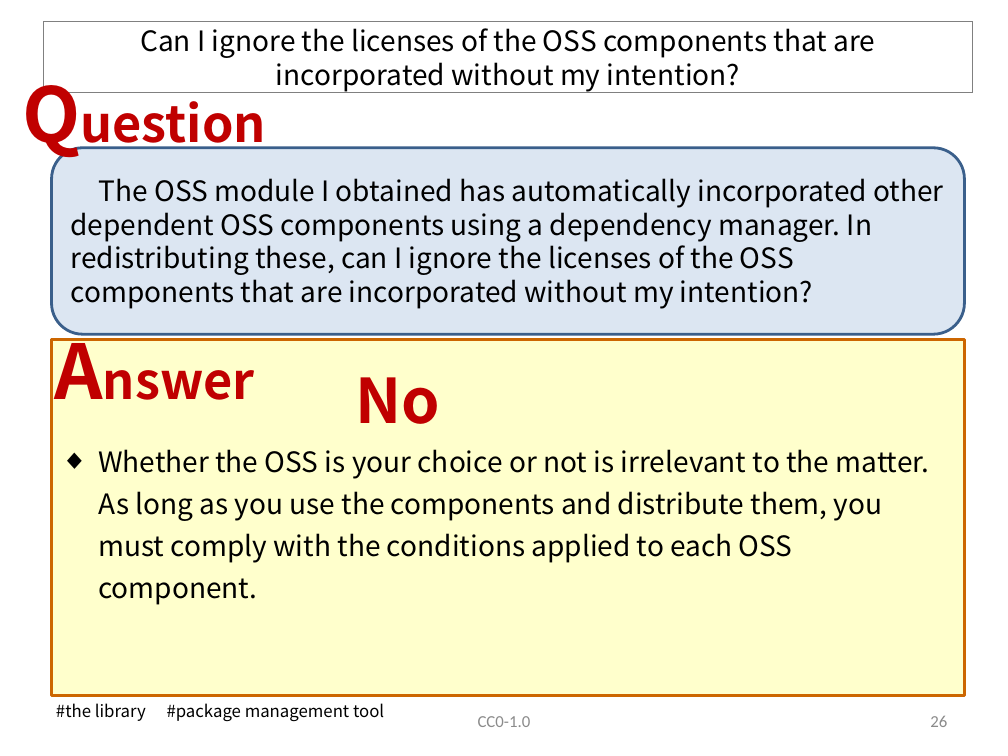
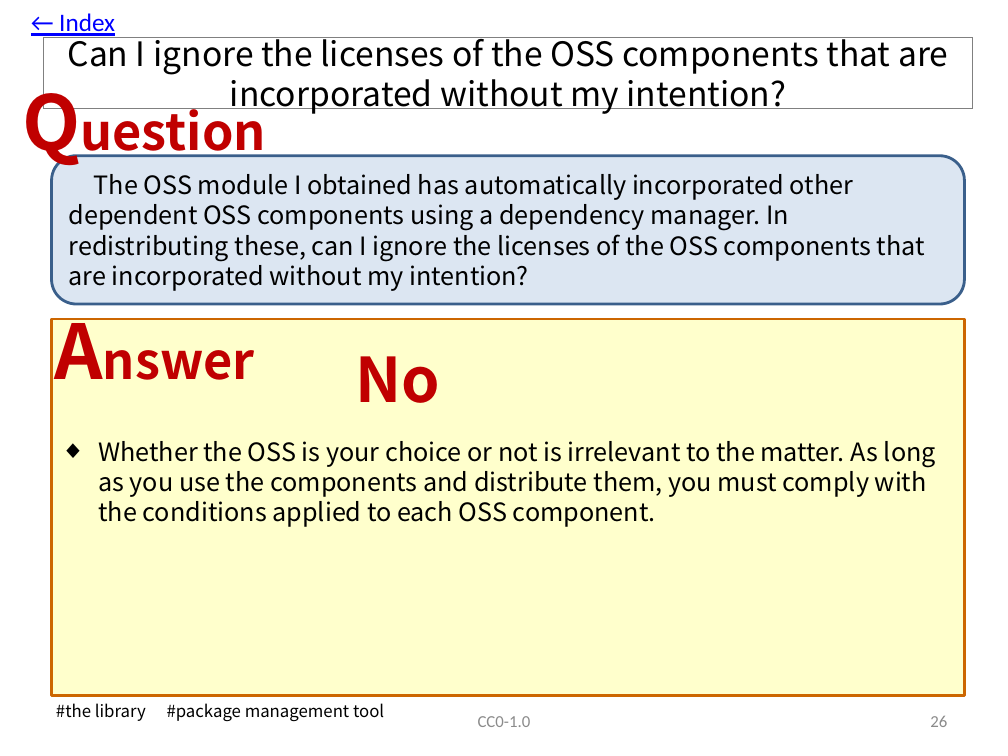
Before and after one commit to OpenChain-Project/OpenChain-JWG, a slide deck: slide 27 of Education_Material/FAQ/Misunderstandings_of_OSS_licenses_CC0.pptx. Drawn at 1008x756 pixels with LibreOffice and Linux fonts; fonts in the diff are those of the drawing. Boxes give left, top, right and bottom in pixels: in the first picture for what was removed or moved away, otherwise in the second. Text is boxed around its words. In the diff, an @@ line names an element or a change of style, - is before the commit and + after.

Commit message:
Update to V7.1. Added a link to the index.

```diff
--- a/Education_Material/FAQ/Misunderstandings_of_OSS_licenses_CC0.pptx
+++ b/Education_Material/FAQ/Misunderstandings_of_OSS_licenses_CC0.pptx
@@ text added at box(59, 13, 115, 38), 18 pt, text #0000FF, underline @@
+← Index
@@ title "Can I ignore the licenses ...": place and size @@
-title "Can I ignore the licenses ..." at box(43, 22, 972, 93)
+title "Can I ignore the licenses ..." at box(43, 38, 972, 109)
@@ title "Can I ignore the licenses ..." at box(43, 38, 972, 109): size 20 to 24 pt @@
@@ text "Question": place and size @@
-text "Question" at box(12, 61, 292, 163)
+text "Question" at box(12, 70, 292, 171)
@@ rounded rectangle "The OSS module I obtained ...": place and size @@
-rounded rectangle "The OSS module I obtained ..." at box(51, 148, 965, 335)
+rounded rectangle "The OSS module I obtained ..." at box(51, 156, 965, 304)
@@ rounded rectangle "The OSS module I obtained ..." at box(51, 156, 965, 304): size 20 to 18 pt @@
@@ text "Answer": place and size @@
-text "Answer" at box(44, 319, 285, 420)
+text "Answer" at box(44, 298, 285, 400)
@@ rectangle: place and size @@
-rectangle at box(51, 340, 965, 696)
+rectangle at box(51, 319, 965, 696)
@@ text "No": place and size @@
-text "No" at box(355, 377, 440, 424)
+text "No" at box(355, 356, 440, 403)
@@ text "Whether the OSS is your ..." at box(98, 441, 936, 527): size 20 to 18 pt; line spacing 30pt to 1 @@
```
Also in this commit, not shown: 55 other slides changed.
